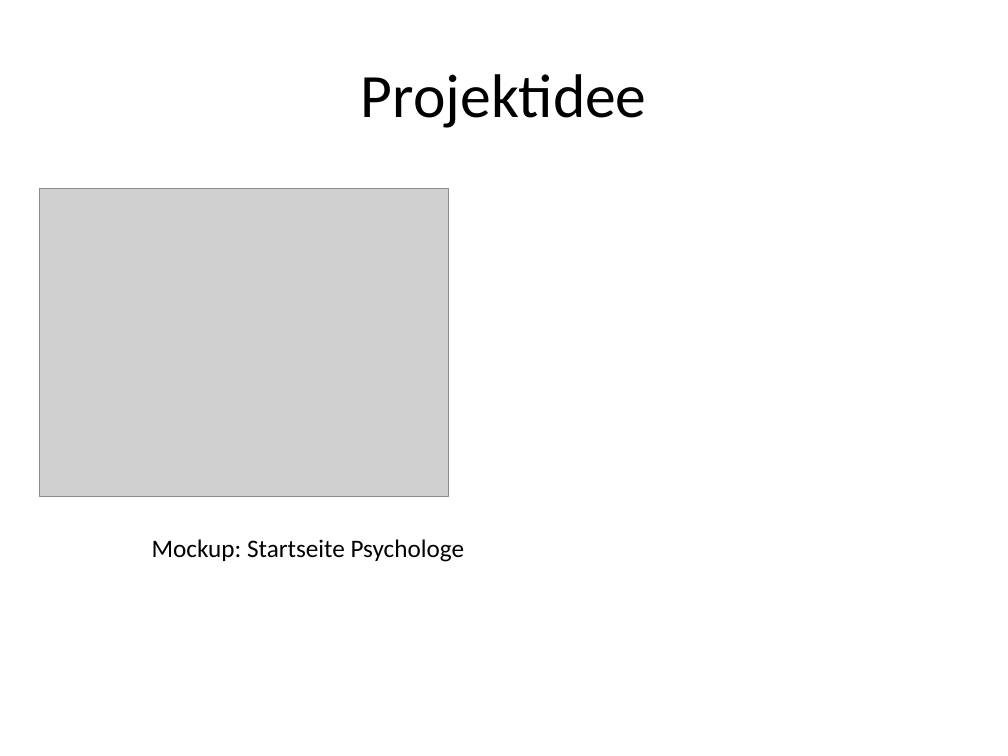
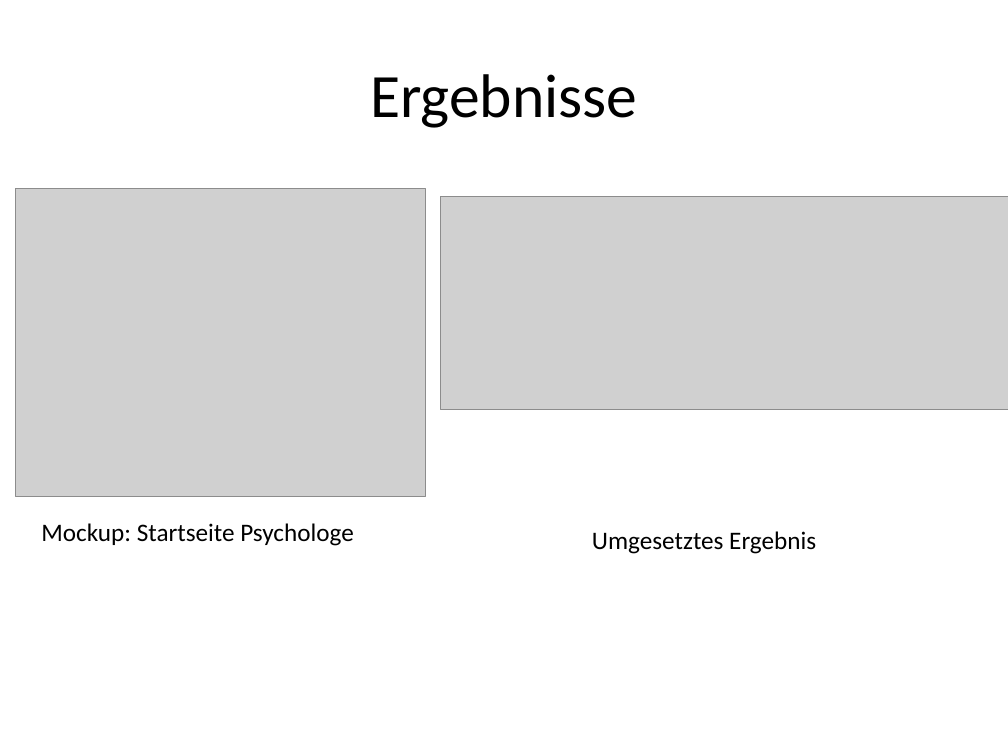
Before and after one commit to valeriapag/E-Mood-Tracker, a slide deck: slide 5 of Doku/endpräsentation-ehalth.pptx (slide 4 before the commit). Drawn at 1008x756 pixels with LibreOffice and Linux fonts; fonts in the diff are those of the drawing; grey boxes stand for pictures. Boxes give left, top, right and bottom in pixels: in the first picture for what was removed or moved away, otherwise in the second. Text is boxed around its words. In the diff, an @@ line names an element or a change of style, - is before the commit and + after.

```diff
--- a/Doku/endpräsentation-ehalth.pptx
+++ b/Doku/endpräsentation-ehalth.pptx
@@ title at box(370, 74, 637, 128): text changed @@
-Projektidee
+Ergebnisse
@@ picture: place and size @@
-picture at box(39, 188, 449, 496)
+picture at box(16, 188, 425, 496)
@@ picture added at box(440, 197, 1008, 409) @@
@@ text "Mockup: Startseite Psychologe": place and size @@
-text "Mockup: Startseite Psychologe" at box(152, 539, 465, 562)
+text "Mockup: Startseite Psychologe" at box(41, 523, 354, 546)
@@ text added at box(592, 531, 816, 554), 18 pt, text #000000 @@
+Umgesetztes Ergebnis
```
Also in this commit, not shown: 4 other slides changed, 14 slides added, 2 slides removed, 1 other file.
